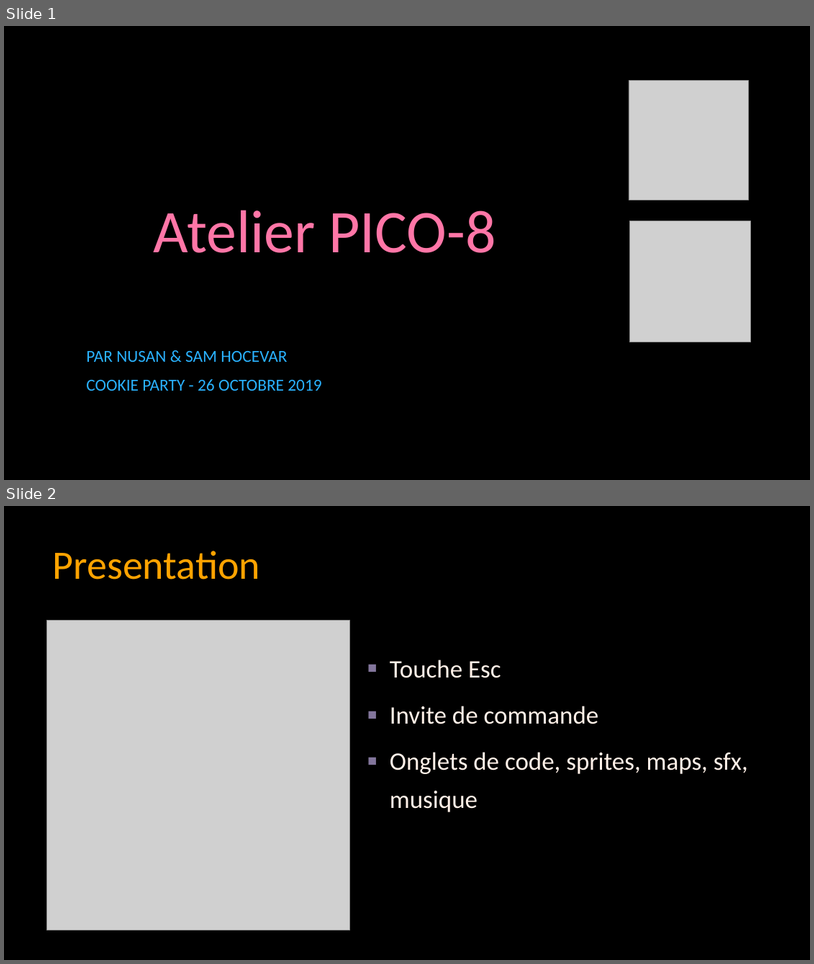
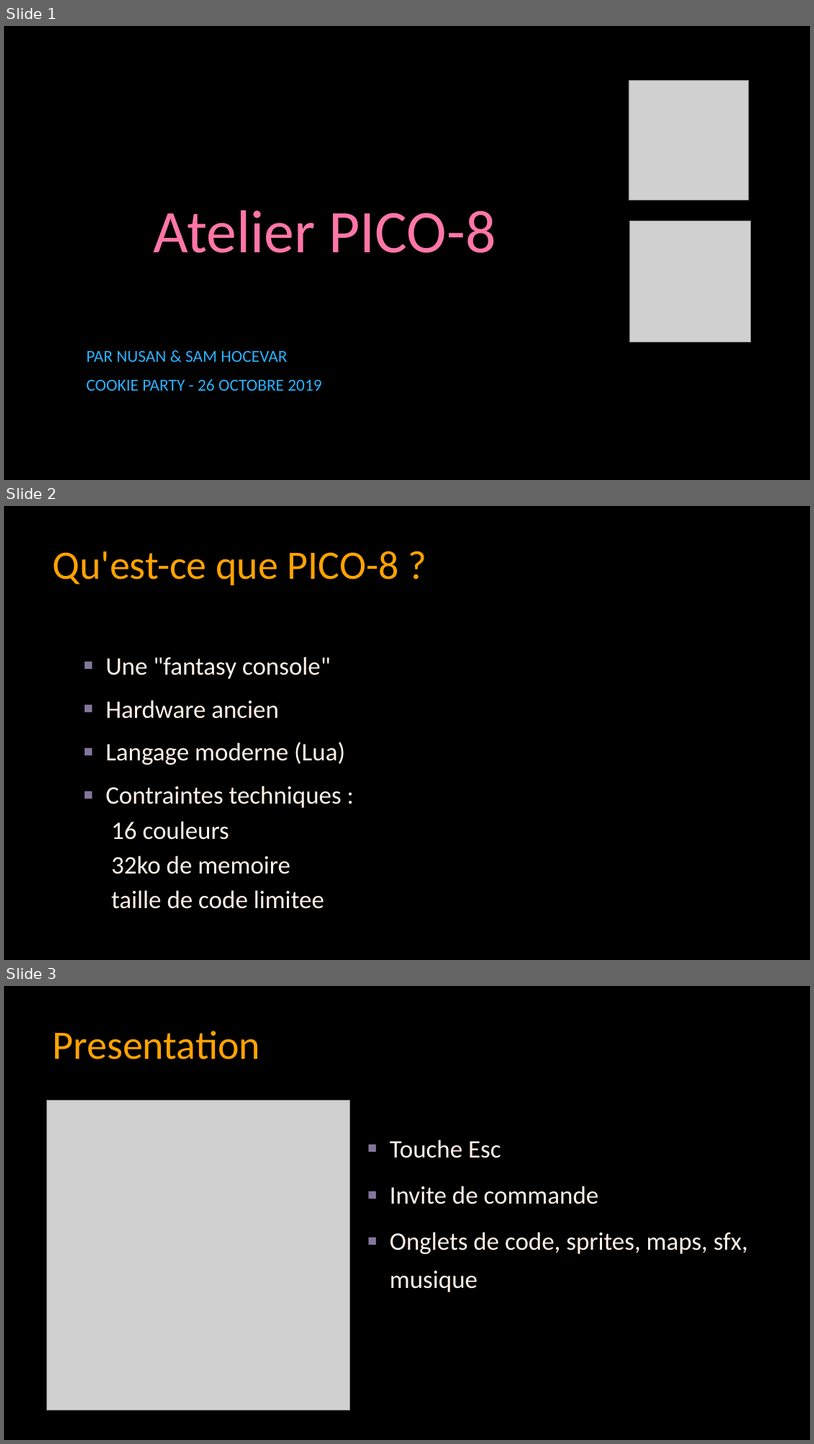
Before and after one commit to samhocevar/cookie-party-pico8-workshop, a slide deck: pico8-workshop.pptx. Shown one above the other, each under a label of ours: slides 1 and 2 before the commit, slides 1, 2 and 3 after it. The pictures are 814x964 and 814x1444 pixels, drawn with LibreOffice and Linux fonts; fonts in the diff are those of the drawing; grey boxes stand for pictures; background and template pictures are left out. Boxes give left, top, right and bottom in pixels: in the first picture for what was removed or moved away, otherwise in the second. Text is boxed around its words. In the diff, an @@ line names an element or a change of style, - is before the commit and + after.

```diff
--- a/pico8-workshop.pptx
+++ b/pico8-workshop.pptx
@@ slide 2 added at (4,506,810,960), background picture (left out) @@
@@ title added at (53,551,399,585), 48 pt, text #FFA300 @@
+Qu'est-ce que PICO-8 ?
@@ text added at (106,656,345,908), 30 pt, text #FFF1E8 @@
+▪ Une "fantasy console"
+▪ Hardware ancien
+▪ Langage moderne (Lua)
+▪ Contraintes techniques :
+  16 couleurs
+  32ko de memoire
+  taille de code limitee
@@ what was slide 2 is now slide 3 @@
```
Also in this commit, not shown: 2 slides changed, 1 other slide added, 1 other file.
